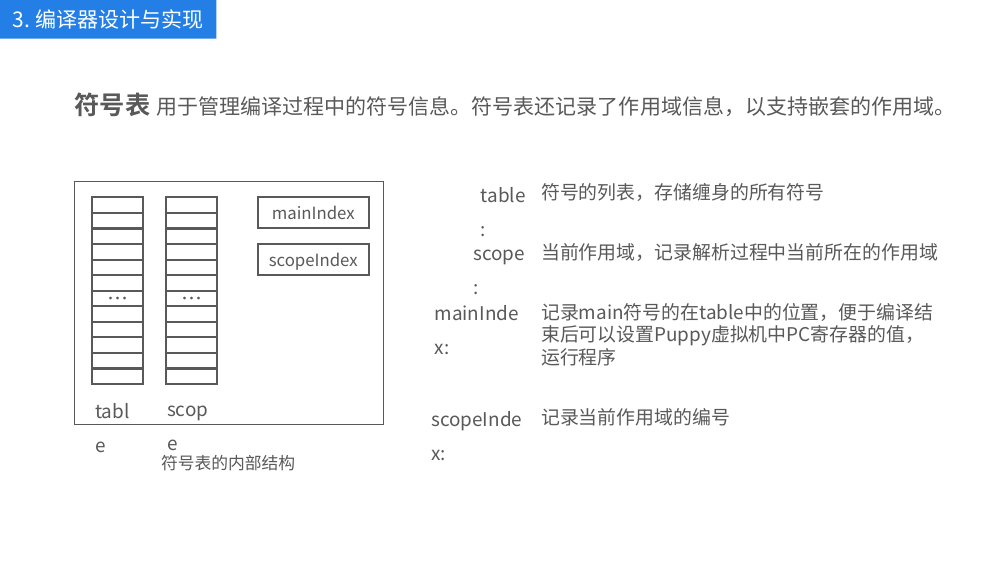
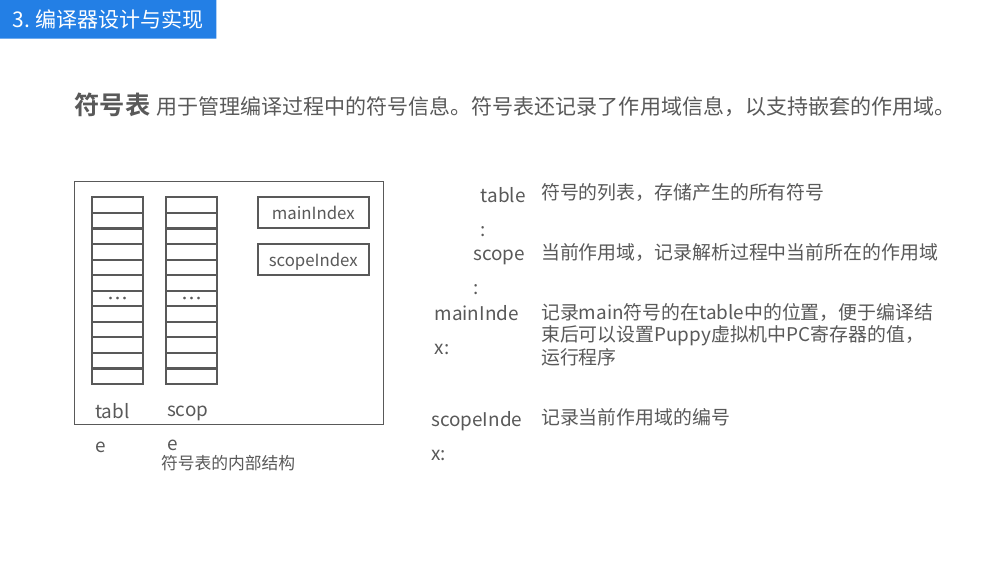
Before and after one commit to kkli28/cc, a slide deck: slide 11 of 论文相关/答辩ppt.pptx (slide 13 before the commit). Drawn at 1008x567 pixels with LibreOffice and Linux fonts; fonts in the diff are those of the drawing. Boxes give left, top, right and bottom in pixels: in the first picture for what was removed or moved away, otherwise in the second. Text is boxed around its words. In the diff, an @@ line names an element or a change of style, - is before the commit and + after.

```diff
--- a/论文相关/答辩ppt.pptx
+++ b/论文相关/答辩ppt.pptx
@@ text at (541,183,824,201): text changed @@
-符号的列表，存储缠身的所有符号
+符号的列表，存储产生的所有符号
```
Also in this commit, not shown: 11 other slides changed, 6 slides removed, 7 other files.
